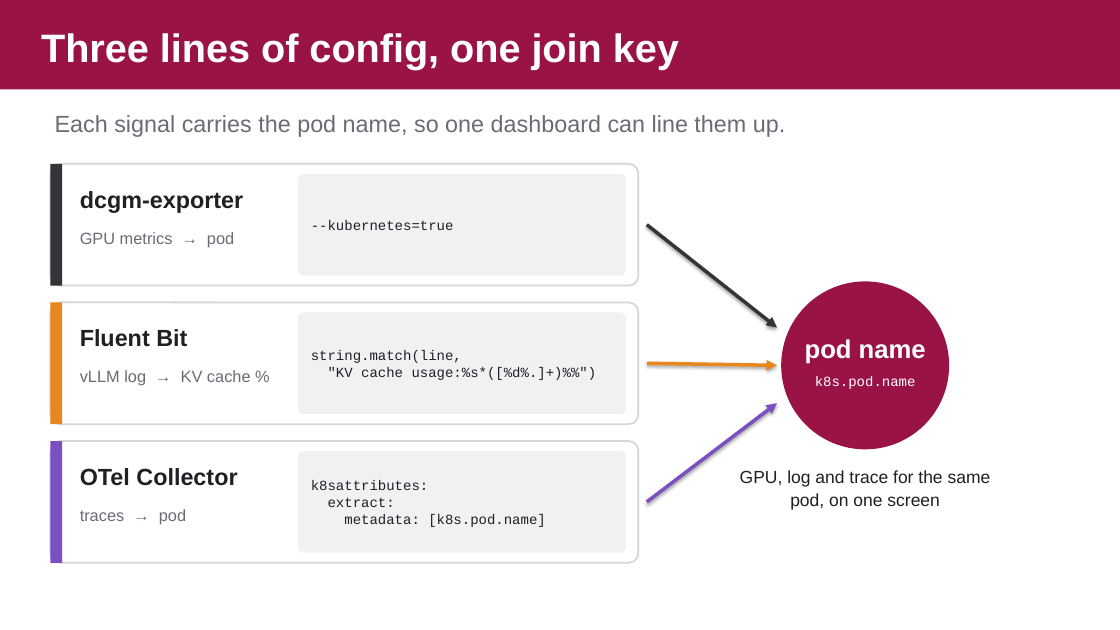
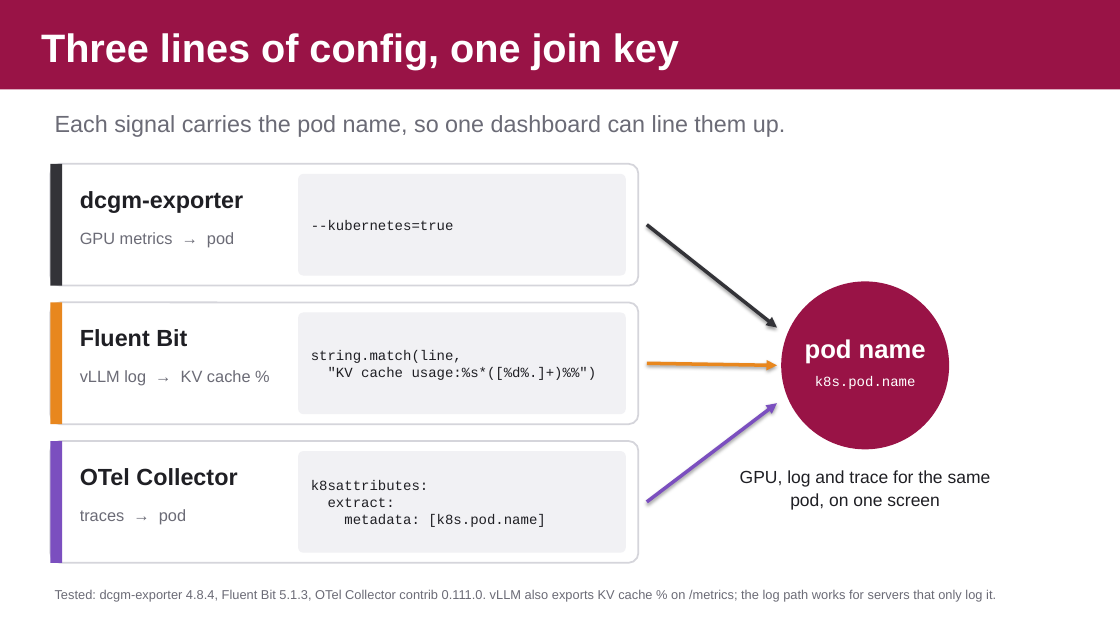
Before and after one commit to danilosilvase/gpu-observability-kubecon-na-2026, a slide deck: slide 10 of deck/kubecon-obsday-2026.pptx. Drawn at 1120x630 pixels with LibreOffice and Linux fonts; fonts in the diff are those of the drawing; background and template pictures are left out. Boxes give left, top, right and bottom in pixels: in the first picture for what was removed or moved away, otherwise in the second. Text is boxed around its words. In the diff, an @@ line names an element or a change of style, - is before the commit and + after.

```diff
--- a/deck/kubecon-obsday-2026.pptx
+++ b/deck/kubecon-obsday-2026.pptx
@@ text added at (55,589,996,602), 11 pt, text #6B6B76 @@
+Tested: dcgm-exporter 4.8.4, Fluent Bit 5.1.3, OTel Collector contrib 0.111.0. vLLM also exports KV cache % on /metrics; the log path works for servers that only log it.
```
Also in this commit, not shown: 3 other slides changed, 4 slides added, 4 other files.
